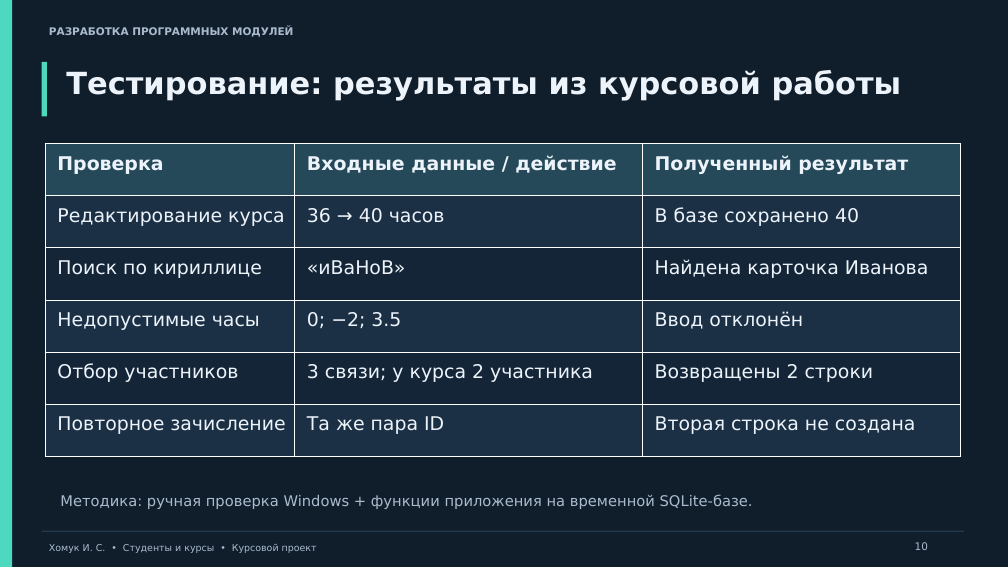
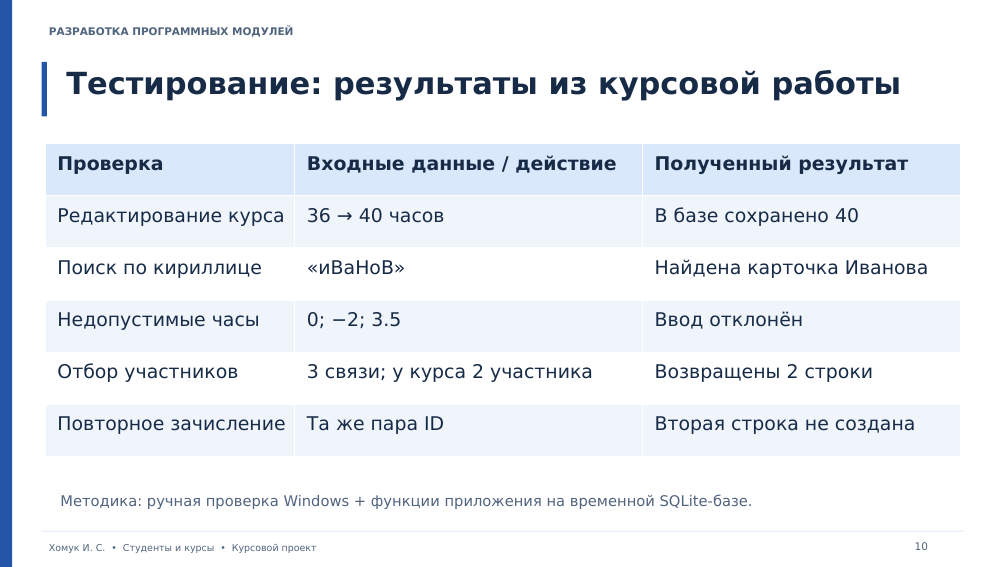
Before and after one commit to keltuzedd/student_courses, a slide deck: slide 10 of presentation.pptx. Drawn at 1008x567 pixels with LibreOffice and Linux fonts; fonts in the diff are those of the drawing. Boxes give left, top, right and bottom in pixels: in the first picture for what was removed or moved away, otherwise in the second. Text is boxed around its words. In the diff, an @@ line names an element or a change of style, - is before the commit and + after.

```diff
--- a/presentation.pptx
+++ b/presentation.pptx
@@ background #101E2C to #FFFFFF @@
@@ rectangle at [0,0,12,567]: fill #4DD8C0 to #2356A8 @@
@@ rectangle at [42,62,47,116]: fill #4DD8C0 to #2356A8 @@
@@ table at [45,144,960,457] @@
@@ fill #254958 to #D9E8FA in row 1 @@
@@ fill #1B3044 to #F0F5FC in 9 cells @@
@@ fill #132536 to #FFFFFF in 6 cells @@
@@ rectangle at [42,531,964,532]: fill #23394E to #E8F0FA @@
@@ page number at [915,542,928,550]: text colour #AABBCD to #51647E @@
```
Also in this commit, not shown: 11 other slides changed.
